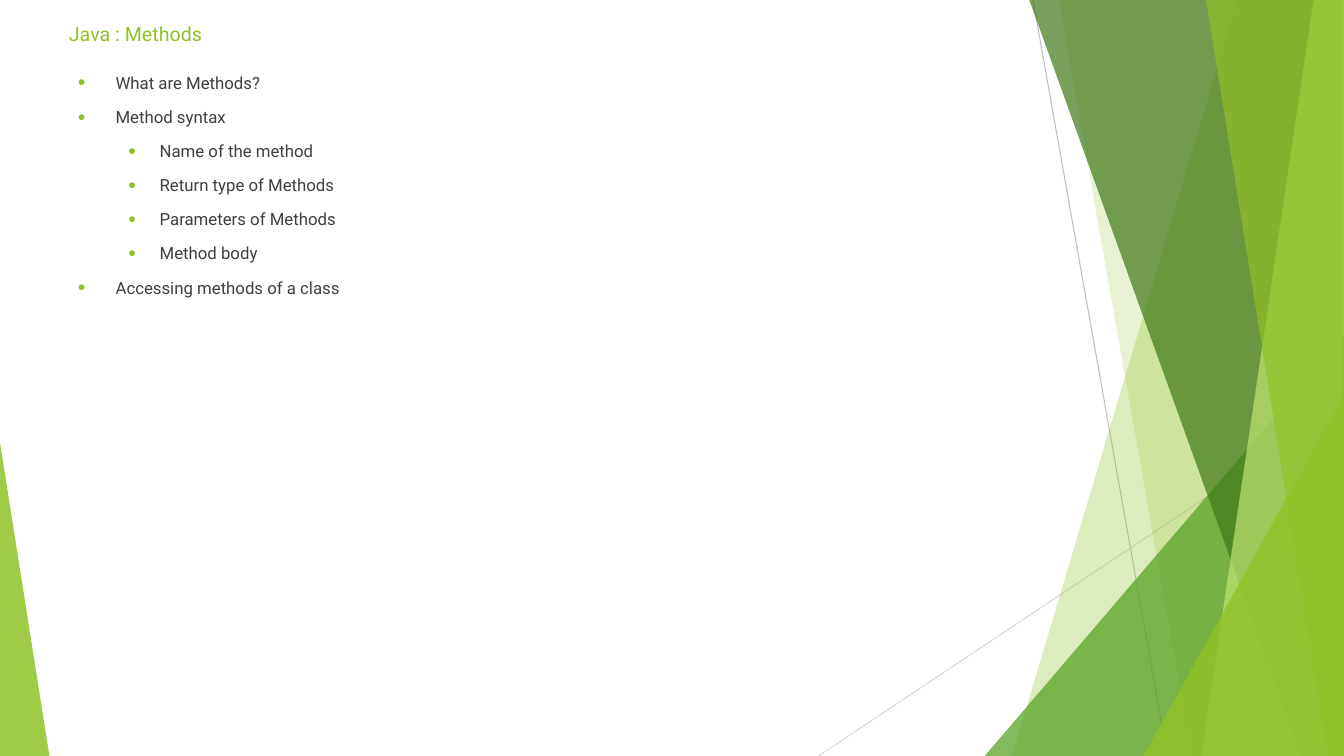
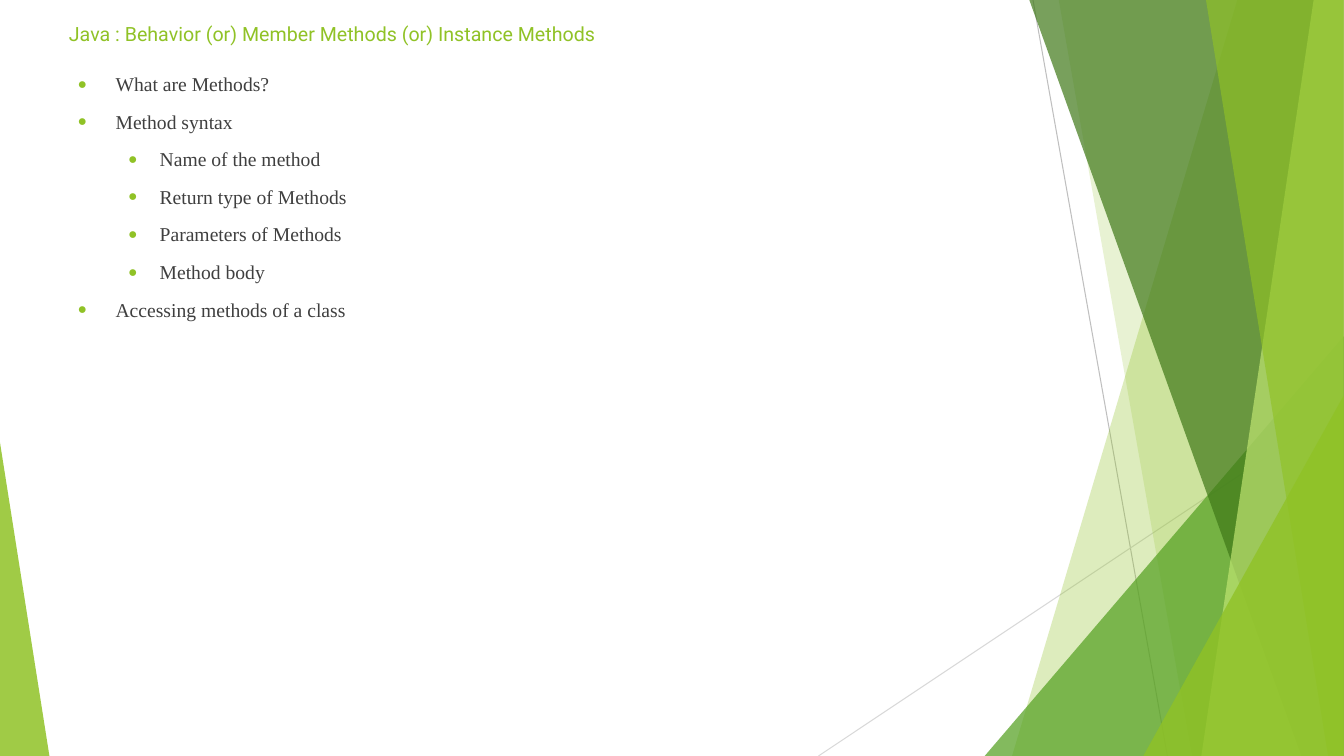
Before and after one commit to sidissir/mk-java-training, a slide deck: slide 20 of AutomationPPT.pptx (slide 19 before the commit). Drawn at 1344x756 pixels with LibreOffice and Linux fonts; fonts in the diff are those of the drawing. Boxes give left, top, right and bottom in pixels: in the first picture for what was removed or moved away, otherwise in the second. Text is boxed around its words. In the diff, an @@ line names an element or a change of style, - is before the commit and + after.

Commit message:
Java day 5

```diff
--- a/AutomationPPT.pptx
+++ b/AutomationPPT.pptx
@@ title at (69, 25, 595, 46): text changed @@
-Java : Methods
+Java : Behavior (or) Member Methods (or) Instance Methods
@@ text "What are Methods?" at (116, 77, 347, 321): size 12 to 14 pt, font Roboto to Times New Roman @@
```
Also in this commit, not shown: 22 other slides changed, 2 slides added, 1 slide removed, 9 other files.
